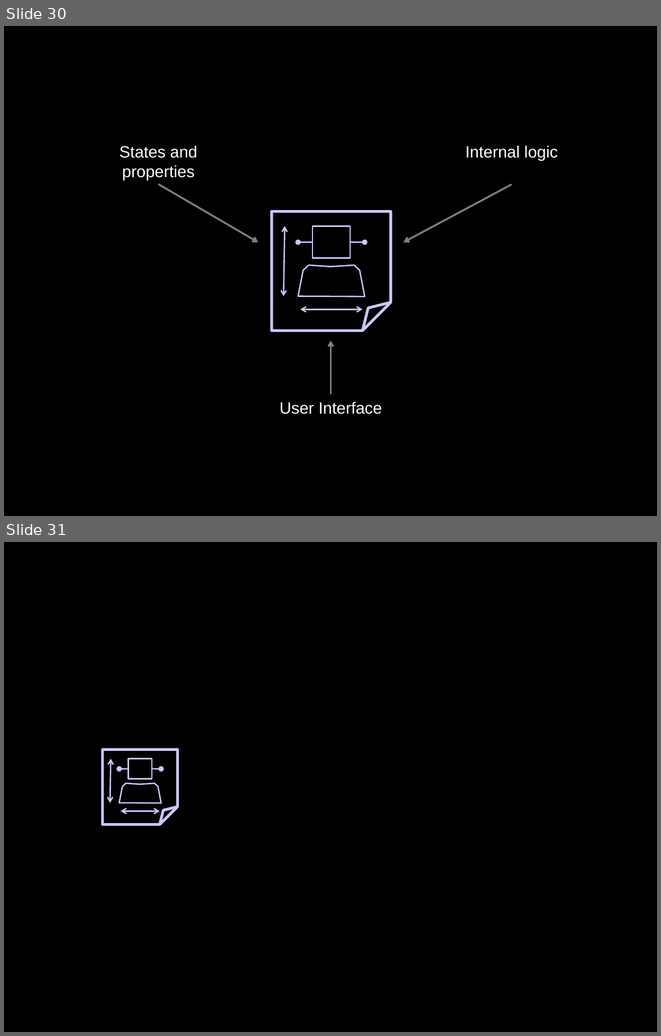
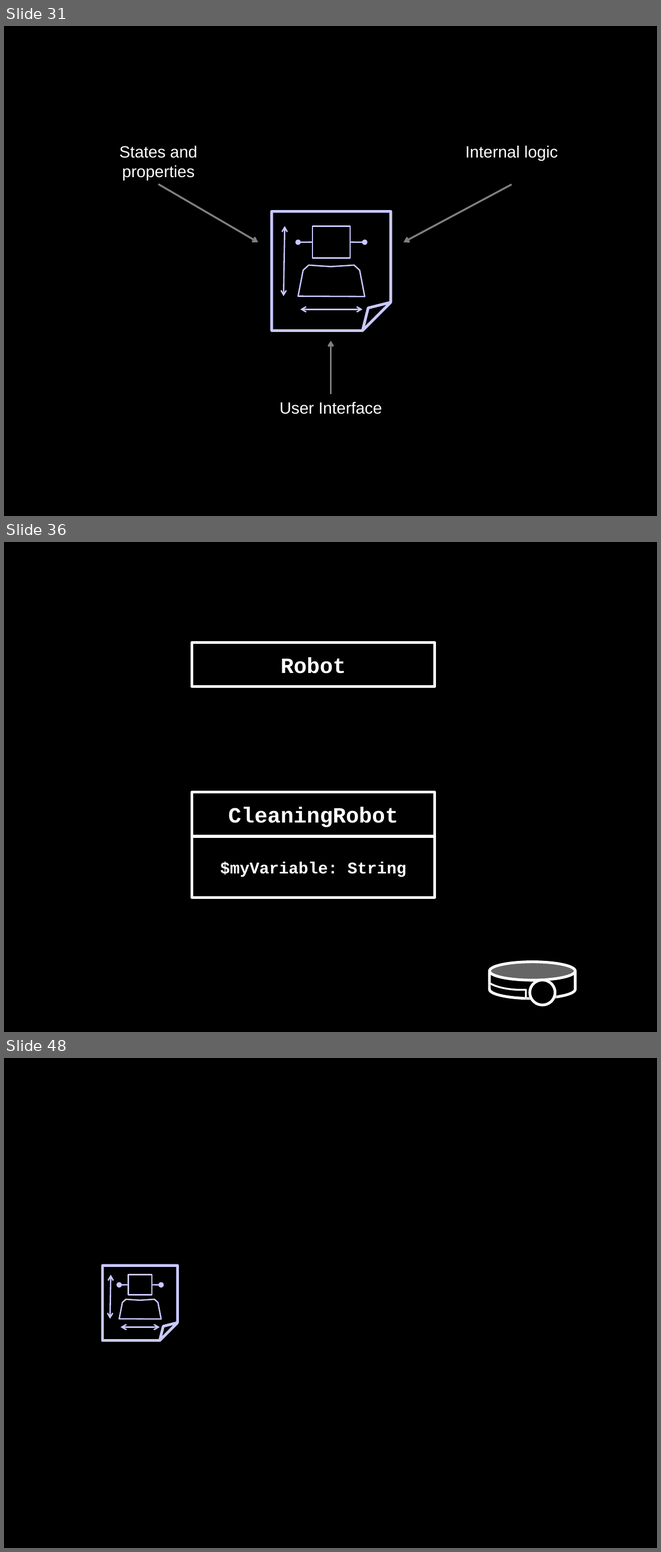
Before and after one commit to socketwench/OOPforObjectHaters, a slide deck: src/OOPforObjectHaters.pptx. Shown one above the other, each under a label of ours: slides 30 and 31 before the commit, slides 31, 36 and 48 after it; the slides between them are not shown. The pictures are 661x1036 and 661x1552 pixels, drawn with LibreOffice and Linux fonts; fonts in the diff are those of the drawing. Boxes give left, top, right and bottom in pixels: in the first picture for what was removed or moved away, otherwise in the second. Text is boxed around its words. In the diff, an @@ line names an element or a change of style, - is before the commit and + after.

```diff
--- a/src/OOPforObjectHaters.pptx
+++ b/src/OOPforObjectHaters.pptx
@@ slide 36 added at (x1=4, y1=542, x2=657, y2=1032), background #000000 @@
@@ rectangle added at (x1=192, y1=643, x2=435, y2=687), fill #000000, outline #FFFFFF 3 pt, 24 pt, text #FFFFFF, bold @@
+Robot
@@ rectangle added at (x1=192, y1=792, x2=435, y2=837), fill #000000, outline #FFFFFF 3 pt, 24 pt, text #FFFFFF, bold @@
+CleaningRobot
@@ rectangle added at (x1=192, y1=836, x2=435, y2=897), fill #000000, outline #FFFFFF 3 pt, 18 pt, text #FFFFFF, bold @@
+$myVariable: String
@@ cylinder added at (x1=489, y1=962, x2=575, y2=998), fill #000000, outline #FFFFFF 3 pt @@
@@ freeform shape added at (x1=489, y1=983, x2=526, y2=998), outline #FFFFFF 2 pt @@
@@ ellipse added at (x1=530, y1=979, x2=555, y2=1004), fill #000000, outline #FFFFFF 3 pt @@
@@ what was slide 30 is now slide 31 @@
@@ what was slide 31 is now slide 48 @@
```
Also in this commit, not shown: 16 other slides added, 17 other files.
